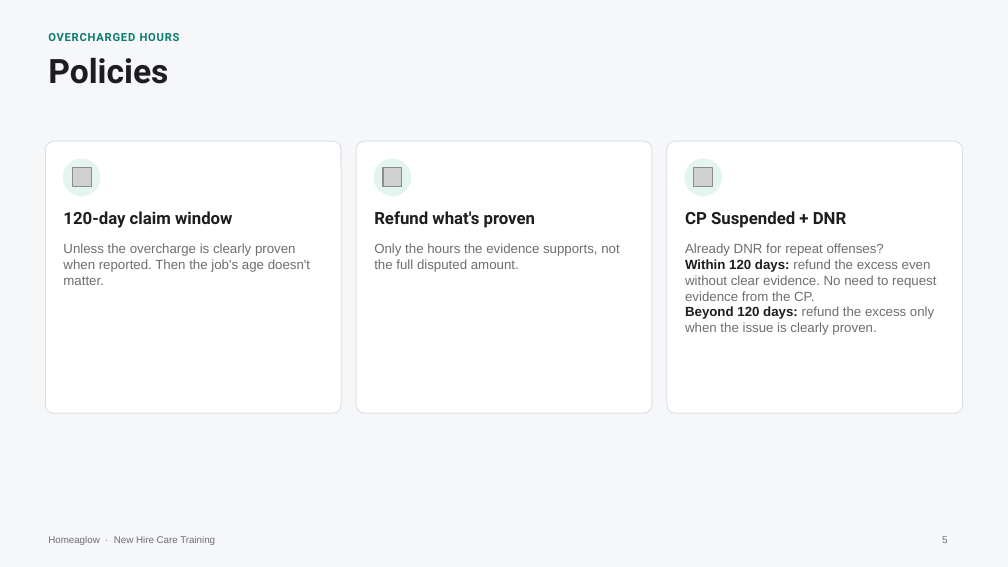
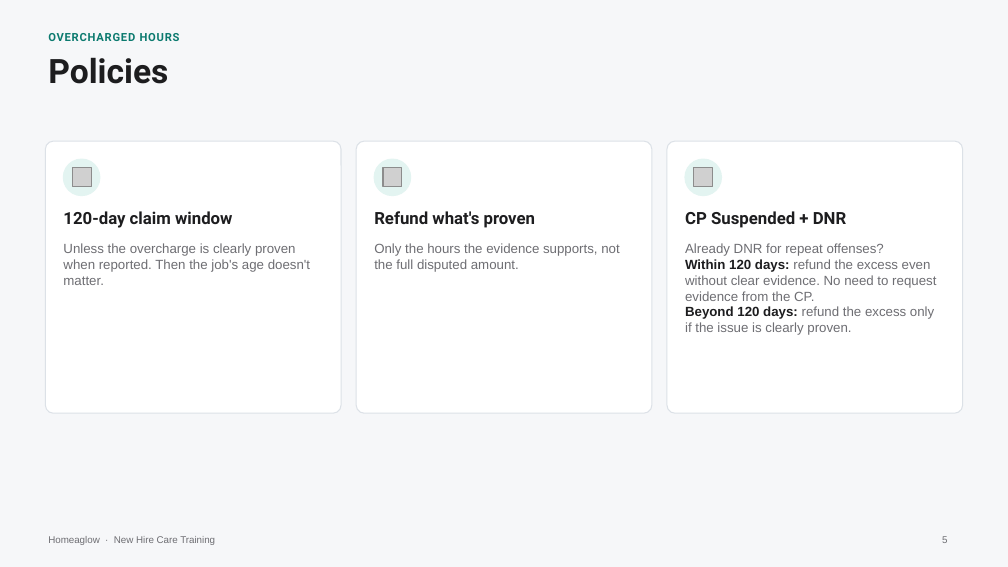
Before and after one commit to anjulimichelle/training, a slide deck: slide 5 of billing-disputes/billing-disputes-cash-payments.pptx. Drawn at 1008x567 pixels with LibreOffice and Linux fonts; fonts in the diff are those of the drawing; grey boxes stand for pictures. Boxes give left, top, right and bottom in pixels: in the first picture for what was removed or moved away, otherwise in the second. Text is boxed around its words. In the diff, an @@ line names an element or a change of style, - is before the commit and + after.

```diff
--- a/billing-disputes/billing-disputes-cash-payments.pptx
+++ b/billing-disputes/billing-disputes-cash-payments.pptx
@@ text at (685,306,934,335): text changed @@
-Beyond 120 days: refund the excess only when the issue is clearly proven.
+Beyond 120 days: refund the excess only if the issue is clearly proven.
```
Also in this commit, not shown: 2 other slides changed, 1 other file.
